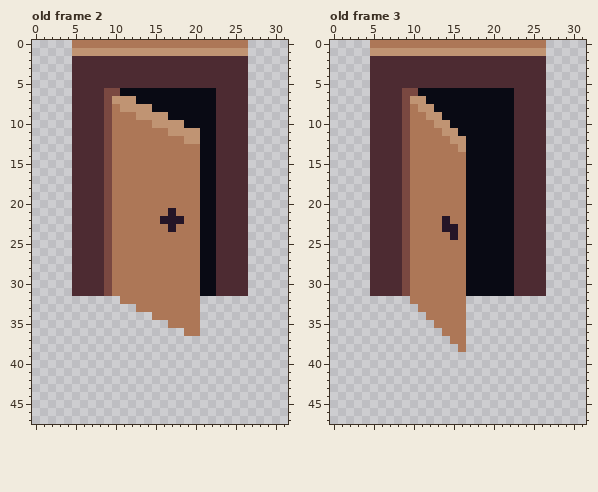
One commit to this pixel-art file: Assets/Sprites/Door.aseprite. The first picture shows the starting point.
32x48 pixels, 5 frames. Shown: old frame 2, old frame 3. The commit also changed other frames, which this record leaves out.
After:
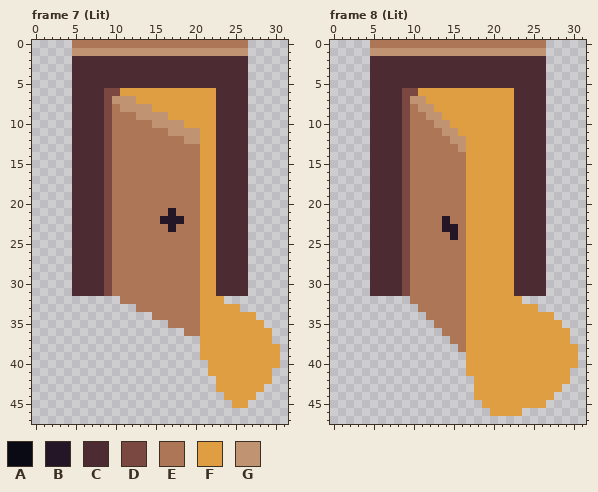
Palette (. is transparent): A #090a14  B #241527  C #4d2b32  D #7a4841  E #ad7757  F #de9e41  G #c09473
A new or re-ordered frame is compared with the old frame closest to it.
The author wrote: Add lit doors
Diff:
frames 5 -> 10
layer "Door" added
layer "Light" added
layer "Layer 1" removed
Frame 7 (Lit) is new; against old frame 2, layer "Light":
y 6: x 11..22 AAAAAAAAAAAA -> FFFFFFFFFFFF
y 7: x 13..22 AAAAAAAAAA -> FFFFFFFFFF
y 8: x 15..22 AAAAAAAA -> FFFFFFFF
y 9: x 17..22 AAAAAA -> FFFFFF
y 10: x 19..22 AAAA -> FFFF
y 11..31: x 21..22 AA -> FF
y 32: x 21..23 ... -> FFF
y 33: x 21..25 ..... -> FFFFF
y 34: x 21..27 ....... -> FFFFFFF
y 35: x 21..28 ........ -> FFFFFFFF
y 36..37: x 21..29 ......... -> FFFFFFFFF
y 38..39: x 21..30 .......... -> FFFFFFFFFF
y 40: x 22..30 ......... -> FFFFFFFFF
y 41: x 22..29 ........ -> FFFFFFFF
y 42: x 23..29 ....... -> FFFFFFF
y 43: x 23..28 ...... -> FFFFFF
y 44: x 24..27 .... -> FFFF
y 45: x 25..26 .. -> FF
Frame 8 (Lit) is new; against old frame 3, layer "Light":
y 6: x 11..22 AAAAAAAAAAAA -> FFFFFFFFFFFF
y 7: x 12..22 AAAAAAAAAAA -> FFFFFFFFFFF
y 8: x 13..22 AAAAAAAAAA -> FFFFFFFFFF
y 9: x 14..22 AAAAAAAAA -> FFFFFFFFF
y 10: x 15..22 AAAAAAAA -> FFFFFFFF
y 11: x 16..22 AAAAAAA -> FFFFFFF
y 12..31: x 17..22 AAAAAA -> FFFFFF
y 32: x 17..23 ....... -> FFFFFFF
y 33: x 17..25 ......... -> FFFFFFFFF
y 34: x 17..27 ........... -> FFFFFFFFFFF
y 35: x 17..28 ............ -> FFFFFFFFFFFF
y 36..37: x 17..29 ............. -> FFFFFFFFFFFFF
y 38..40: x 17..30 .............. -> FFFFFFFFFFFFFF
y 41: x 17..29 ............. -> FFFFFFFFFFFFF
y 42: x 18..29 ............ -> FFFFFFFFFFFF
y 43: x 18..28 ........... -> FFFFFFFFFFF
y 44: x 18..27 .......... -> FFFFFFFFFF
y 45: x 19..26 ........ -> FFFFFFFF
y 46: x 20..23 .... -> FFFF
Boxes around the changes in both pictures, in picture pixels (x1, y1, x2, y2):
changed: (120, 88, 280, 408)
changed: (418, 88, 578, 416)
